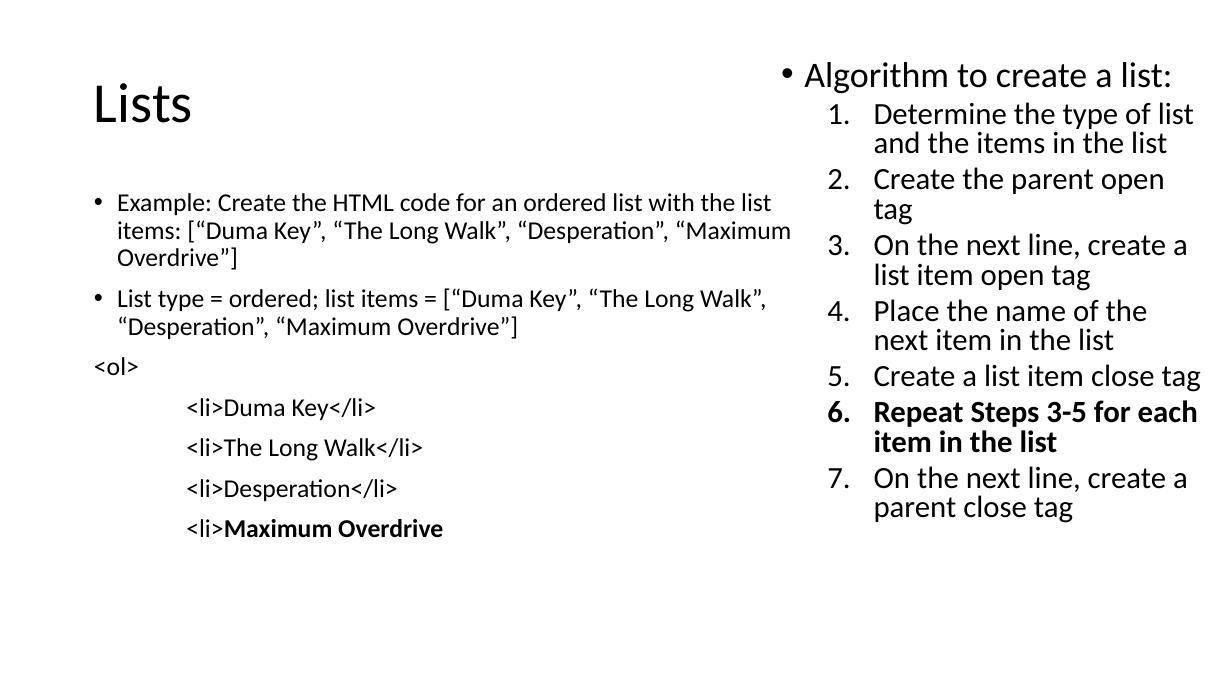
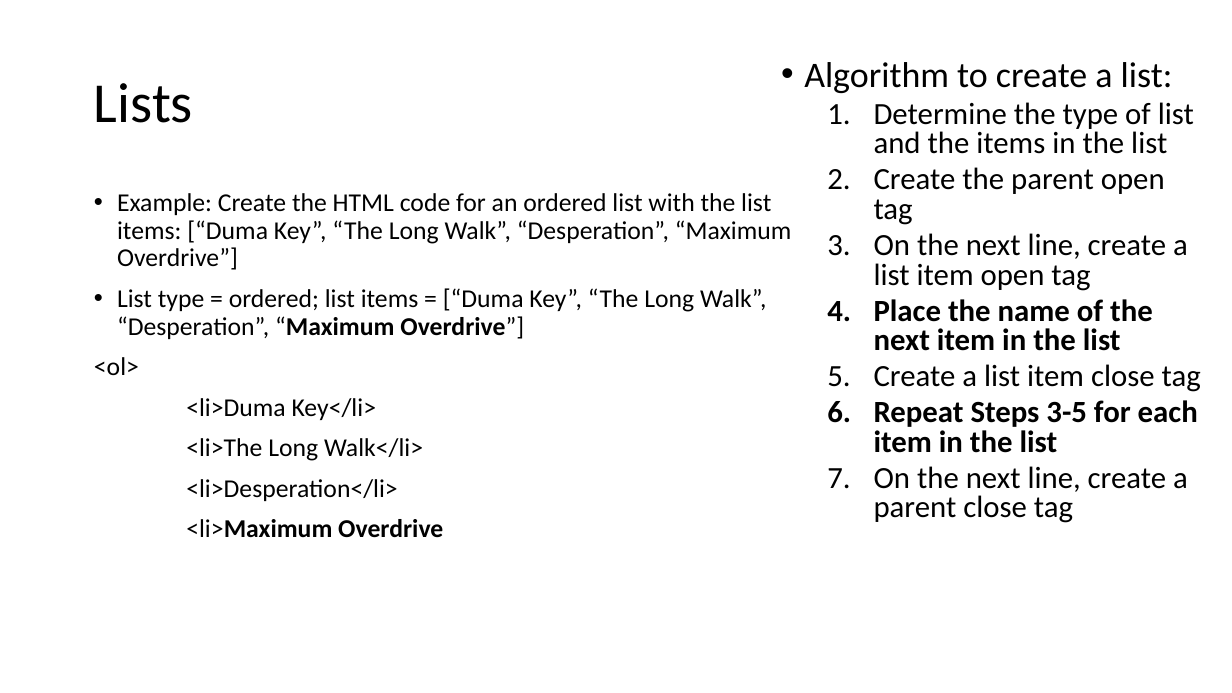
Before and after one commit to MrJoshGross/Course-Curricular-Material, a slide deck: slide 20 of wip/Lecture 9 - More HTML Tags.pptx. Drawn at 1232x693 pixels with LibreOffice and Linux fonts; fonts in the diff are those of the drawing. Boxes give left, top, right and bottom in pixels: in the first picture for what was removed or moved away, otherwise in the second. Text is boxed around its words. In the diff, an @@ line names an element or a change of style, - is before the commit and + after.

Commit message:
Update Lecture 9 - More HTML Tags.pptx
list, hyperlink, and table refinements

```diff
--- a/wip/Lecture 9 - More HTML Tags.pptx
+++ b/wip/Lecture 9 - More HTML Tags.pptx
@@ text at (117,288,767,339): bold on in "“Maximum Overdrive”]" @@
@@ text at (874,299,1153,351): bold on in "Place the name of the next item ..." @@
```
Also in this commit, not shown: 22 other slides changed, 8 slides added.
